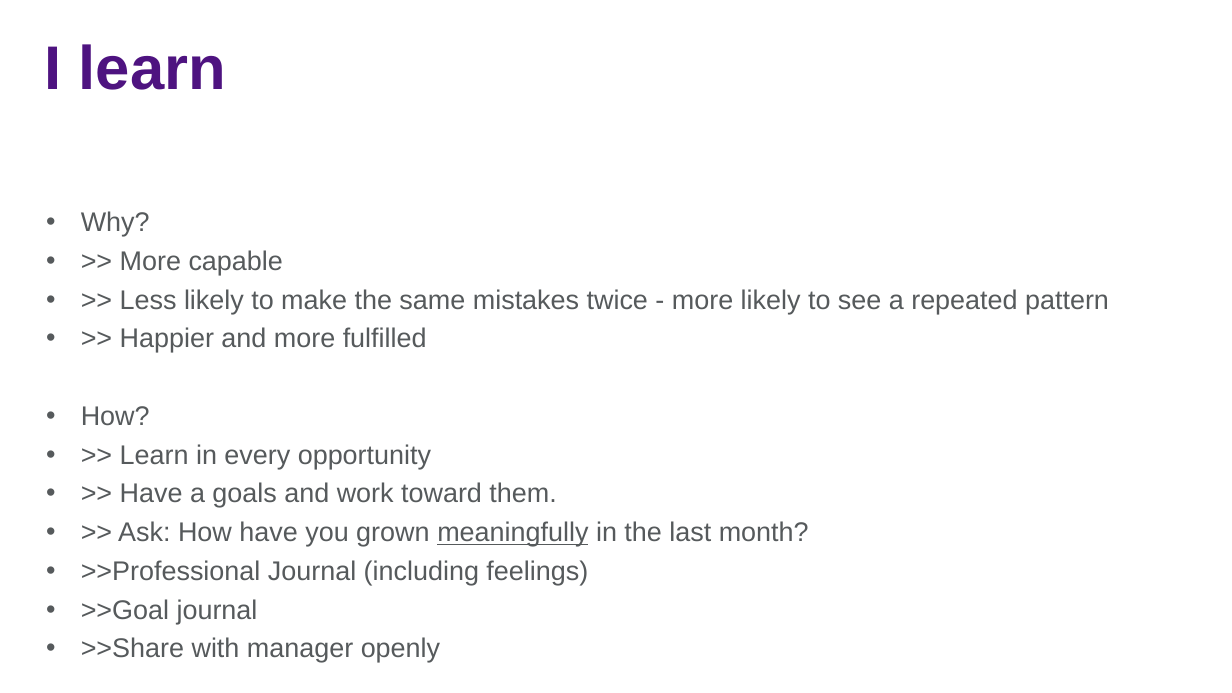
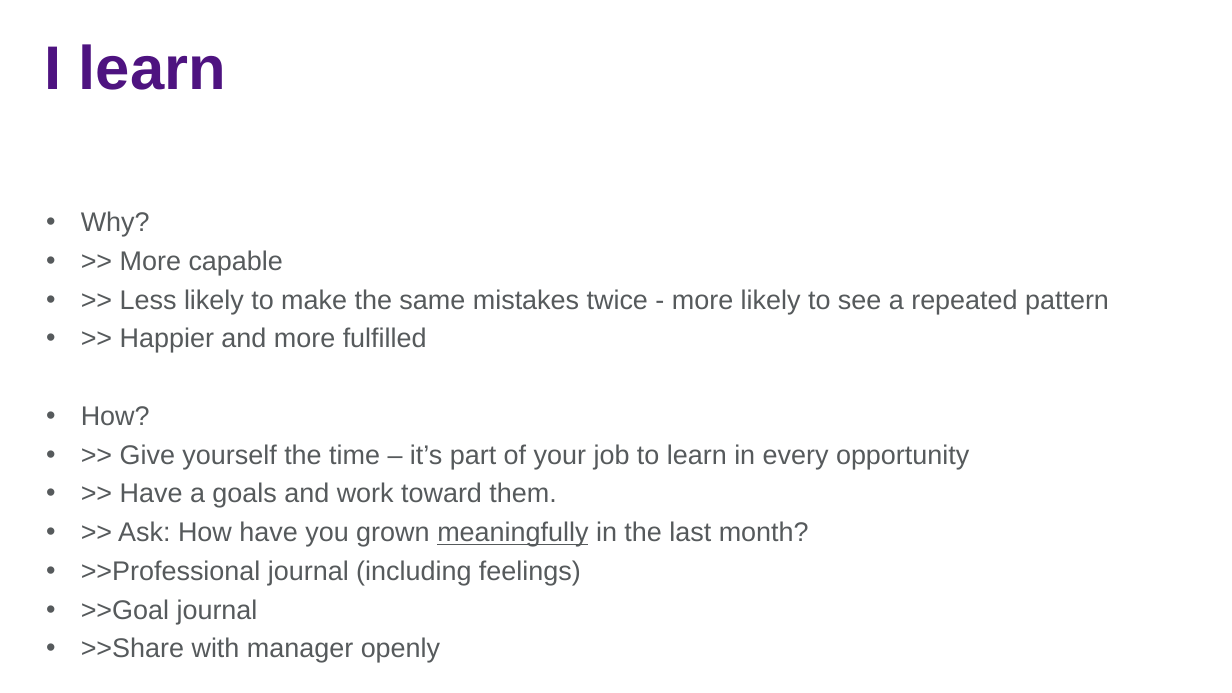
Before and after one commit to jasonjwood/presentations, a slide deck: slide 23 of InFusion2016 - Getting It Done - Jason Wood.pptx. Drawn at 1232x693 pixels with LibreOffice and Linux fonts; fonts in the diff are those of the drawing; background and template pictures are left out. Boxes give left, top, right and bottom in pixels: in the first picture for what was removed or moved away, otherwise in the second. Text is boxed around its words. In the diff, an @@ line names an element or a change of style, - is before the commit and + after.

```diff
--- a/InFusion2016 - Getting It Done - Jason Wood.pptx
+++ b/InFusion2016 - Getting It Done - Jason Wood.pptx
@@ text at box(120, 444, 969, 469): text changed @@
-• >> Learn in every opportunity
+• >> Give yourself the time – it’s part of your job to learn in every opportunity
@@ text at box(81, 560, 581, 585): text changed @@
-• >>Professional Journal (including feelings)
+• >>Professional journal (including feelings)
```
Also in this commit, not shown: 4 other slides changed, 2 slides added.
